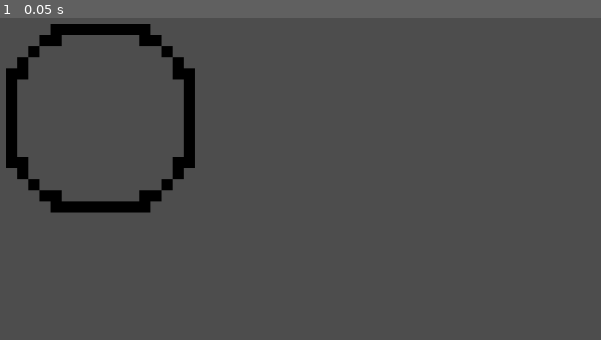
Above: before the commit, frame 1.
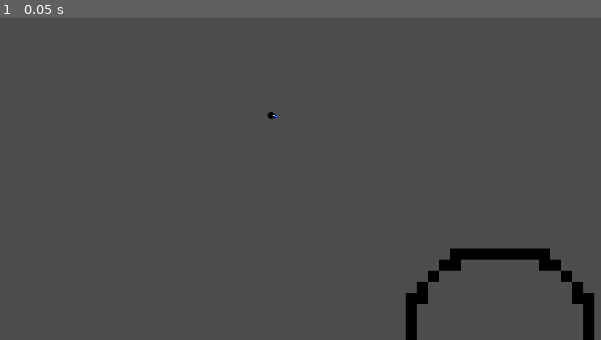
Above: after the commit, the same moment.

Repository: the-alex-g/LD54
Game: Godot game, scene res://world/world.tscn
Same seed, same stepped clock (60 frames per second), same inputs: the game is played once before the commit and once after it.
Inputs:
- Up to frame 1 (0.05 s): no input

The runs differ from the first frame. In frame 1, 5.5% of the frame differs, in the area x 0-99%, y 1-100%.
Error after the commit: Parse Error: Invalid numeric notation. (res://player/player.gd:5)

Commit message:
Add player movement

Diff:
--- /dev/null
+++ b/project/player/player.gd
@@ -0,0 +1,33 @@
+class_name Player
+extends CharacterBody2D
+
+@export var speed := 150.0
+@export var squish := 1dddd
+
+var x_direction := 1 : set = _set_x_direction
+
+@onready var _sprite := $Nautilus
+
+
+func _physics_process(delta:float)->void:
+	_process_actions(delta)
+
+	move_and_slide()
+
+
+func _process_actions(delta:float)->void:
+	var movement := Vector2(
+		Input.get_axis("left", "right"),
+		Input.get_axis("up", "down")
+	)
+
+	if movement.x != 0:
+		_set_x_direction(sign(movement.x))
+
+	velocity = lerp(velocity, movement * speed, squish * delta)
+
+
+func _set_x_direction(value:int)->void:
+	if x_direction != value:
+		x_direction = value
+		get_tree().create_tween().set_trans(Tween.TRANS_QUAD).tween_property(_sprite, "scale", Vector2(x_direction, 1), 0.5)
--- /dev/null
+++ b/project/player/player.tscn
@@ -0,0 +1,15 @@
+[gd_scene load_steps=4 format=3 uid="uid://b4wxacw1wwcej"]
+
+[ext_resource type="Script" path="res://player/player.gd" id="1_j6b6t"]
+[ext_resource type="Texture2D" uid="uid://das185ryi36em" path="res://player/nautilus.png" id="2_pnckb"]
+
+[sub_resource type="CircleShape2D" id="CircleShape2D_c3mwf"]
+
+[node name="Player" type="CharacterBody2D"]
+script = ExtResource("1_j6b6t")
+
+[node name="CollisionShape2D" type="CollisionShape2D" parent="."]
+shape = SubResource("CircleShape2D_c3mwf")
+
+[node name="Nautilus" type="Sprite2D" parent="."]
+texture = ExtResource("2_pnckb")
--- a/project/project.godot
+++ b/project/project.godot
@@ -15,6 +15,34 @@
 config/features=PackedStringArray("4.1", "Forward Plus")
 config/icon="res://icon.svg"
 
+[input]
+
+left={
+"deadzone": 0.5,
+"events": [Object(InputEventKey,"resource_local_to_scene":false,"resource_name":"","device":-1,"window_id":0,"alt_pressed":false,"shift_pressed":false,"ctrl_pressed":false,"meta_pressed":false,"pressed":false,"keycode":0,"physical_keycode":65,"key_label":0,"unicode":97,"echo":false,"script":null)
+]
+}
+right={
+"deadzone": 0.5,
+"events": [Object(InputEventKey,"resource_local_to_scene":false,"resource_name":"","device":-1,"window_id":0,"alt_pressed":false,"shift_pressed":false,"ctrl_pressed":false,"meta_pressed":false,"pressed":false,"keycode":0,"physical_keycode":68,"key_label":0,"unicode":100,"echo":false,"script":null)
+]
+}
+up={
+"deadzone": 0.5,
+"events": [Object(InputEventKey,"resource_local_to_scene":false,"resource_name":"","device":-1,"window_id":0,"alt_pressed":false,"shift_pressed":false,"ctrl_pressed":false,"meta_pressed":false,"pressed":false,"keycode":0,"physical_keycode":87,"key_label":0,"unicode":119,"echo":false,"script":null)
+]
+}
+down={
+"deadzone": 0.5,
+"events": [Object(InputEventKey,"resource_local_to_scene":false,"resource_name":"","device":-1,"window_id":0,"alt_pressed":false,"shift_pressed":false,"ctrl_pressed":false,"meta_pressed":false,"pressed":false,"keycode":0,"physical_keycode":83,"key_label":0,"unicode":115,"echo":false,"script":null)
+]
+}
+build={
+"deadzone": 0.5,
+"events": [Object(InputEventKey,"resource_local_to_scene":false,"resource_name":"","device":-1,"window_id":0,"alt_pressed":false,"shift_pressed":false,"ctrl_pressed":false,"meta_pressed":false,"pressed":false,"keycode":0,"physical_keycode":66,"key_label":0,"unicode":98,"echo":false,"script":null)
+]
+}
+
 [rendering]
 
 renderer/rendering_method="gl_compatibility"
--- a/project/world/world.tscn
+++ b/project/world/world.tscn
@@ -1,7 +1,8 @@
-[gd_scene load_steps=5 format=3 uid="uid://cnaq4kembliio"]
+[gd_scene load_steps=6 format=3 uid="uid://cnaq4kembliio"]
 
 [ext_resource type="Script" path="res://world/world.gd" id="1_dd1xr"]
 [ext_resource type="Texture2D" uid="uid://c7erpspbqd4sc" path="res://world/tiles.png" id="2_41yr6"]
+[ext_resource type="PackedScene" uid="uid://b4wxacw1wwcej" path="res://player/player.tscn" id="3_xwo8a"]
 
 [sub_resource type="TileSetAtlasSource" id="TileSetAtlasSource_ubqeg"]
 texture = ExtResource("2_41yr6")
@@ -16,3 +17,9 @@
 [node name="TileMap" type="TileMap" parent="."]
 tile_set = SubResource("TileSet_5ohqq")
 format = 2
+
+[node name="Camera2D" type="Camera2D" parent="."]
+
+[node name="Player" parent="." instance=ExtResource("3_xwo8a")]
+speed = null
+squish = null
Binary file added: project/player/nautilus.png
Not shown, added: project/player/nautilus.png.import
Not shown, added: raw_files/nautilus.piskel
